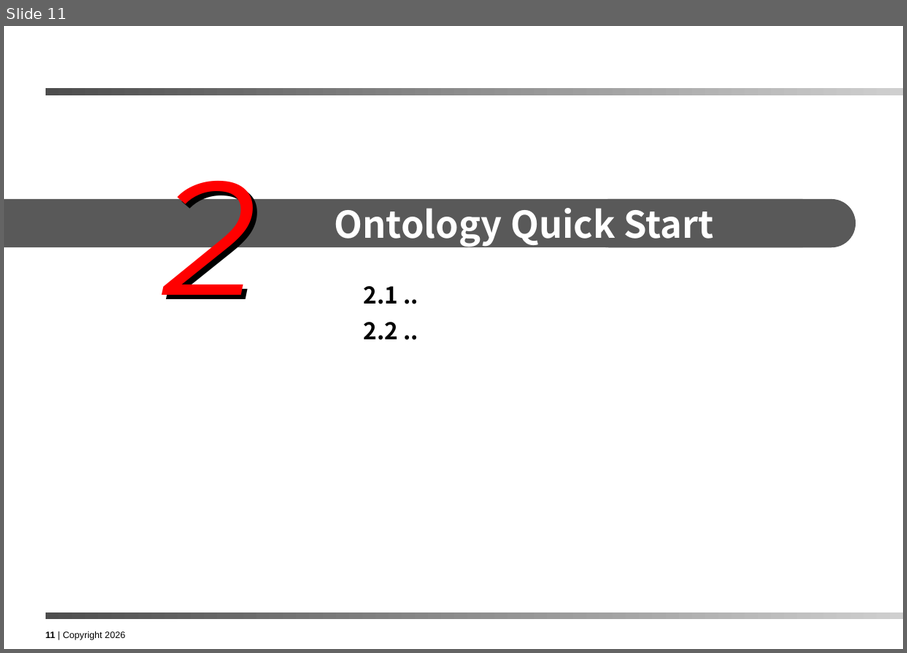
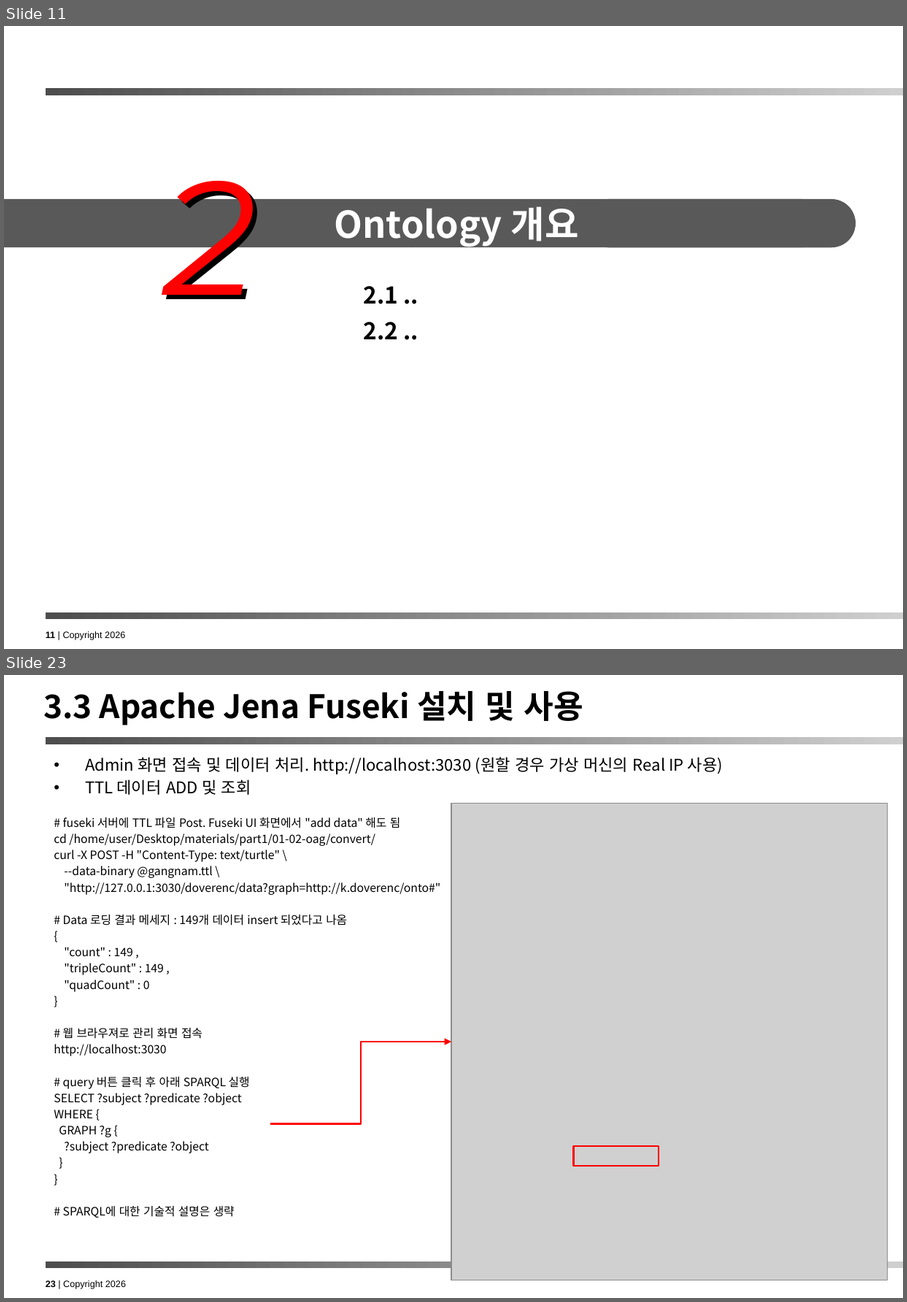
Before and after one commit to ykchang/ontology_handson, a slide deck: doc/Ontology Hands On Lab.pptx. Shown one above the other, each under a label of ours: slide 11 before the commit, slides 11 and 23 after it; the slides between them are not shown. The pictures are 907x653 and 907x1302 pixels, drawn with LibreOffice and Linux fonts; fonts in the diff are those of the drawing; grey boxes stand for pictures. Boxes give left, top, right and bottom in pixels: in the first picture for what was removed or moved away, otherwise in the second. Text is boxed around its words. In the diff, an @@ line names an element or a change of style, - is before the commit and + after.

Commit message:
2026.05.21 작업 결과 COMMIT

```diff
--- a/doc/Ontology Hands On Lab.pptx
+++ b/doc/Ontology Hands On Lab.pptx
@@ slide 23 added at bbox=[4, 675, 903, 1298], background #FFFFFF; not listed: 3 template elements that a slide beside it also shows @@
@@ title added at bbox=[43, 691, 584, 725], 28 pt, text #000000, bold @@
+3.3 Apache Jena Fuseki 설치 및 사용
@@ text added at bbox=[54, 757, 723, 1217], 10 pt, text #000000 @@
+• Admin 화면 접속 및 데이터 처리. http://localhost:3030 (원할 경우 가상 머신의 Real IP 사용)
+• TTL 데이터 ADD 및 조회
+# fuseki 서버에 TTL 파일 Post. Fuseki UI 화면에서 "add data" 해도 됨
+cd /home/user/Desktop/materials/part1/01-02-oag/convert/
+curl -X POST -H "Content-Type: text/turtle" \
+--data-binary @gangnam.ttl \
+"http://127.0.0.1:3030/doverenc/data?graph=http://k.doverenc/onto#"
+# Data 로딩 결과 메세지 : 149개 데이터 insert 되었다고 나옴
+{
+"count" : 149 ,
+"tripleCount" : 149 ,
+"quadCount" : 0
+}
+# 웹 브라우져로 관리 화면 접속
+http://localhost:3030
+# query 버튼 클릭 후 아래 SPARQL 실행
+SELECT ?subject ?predicate ?object
+WHERE {
+GRAPH ?g {
+?subject ?predicate ?object
+}
+}
+# SPARQL에 대한 기술적 설명은 생략
@@ picture added at bbox=[451, 803, 889, 1280] @@
@@ elbow arrow added from (270, 1123) to (451, 1041), #FF0000 1.5 pt @@
@@ rectangle added at bbox=[573, 1146, 658, 1166], outline #FF0000 1.5 pt @@
@@ slide 11 changed as well @@
@@ text in bevel at bbox=[334, 206, 579, 247]: text changed @@
-Ontology Quick Start
+Ontology 개요
```
Also in this commit, not shown: 2 other slides changed, 26 other slides added, 7 slides removed, 5 other files.
